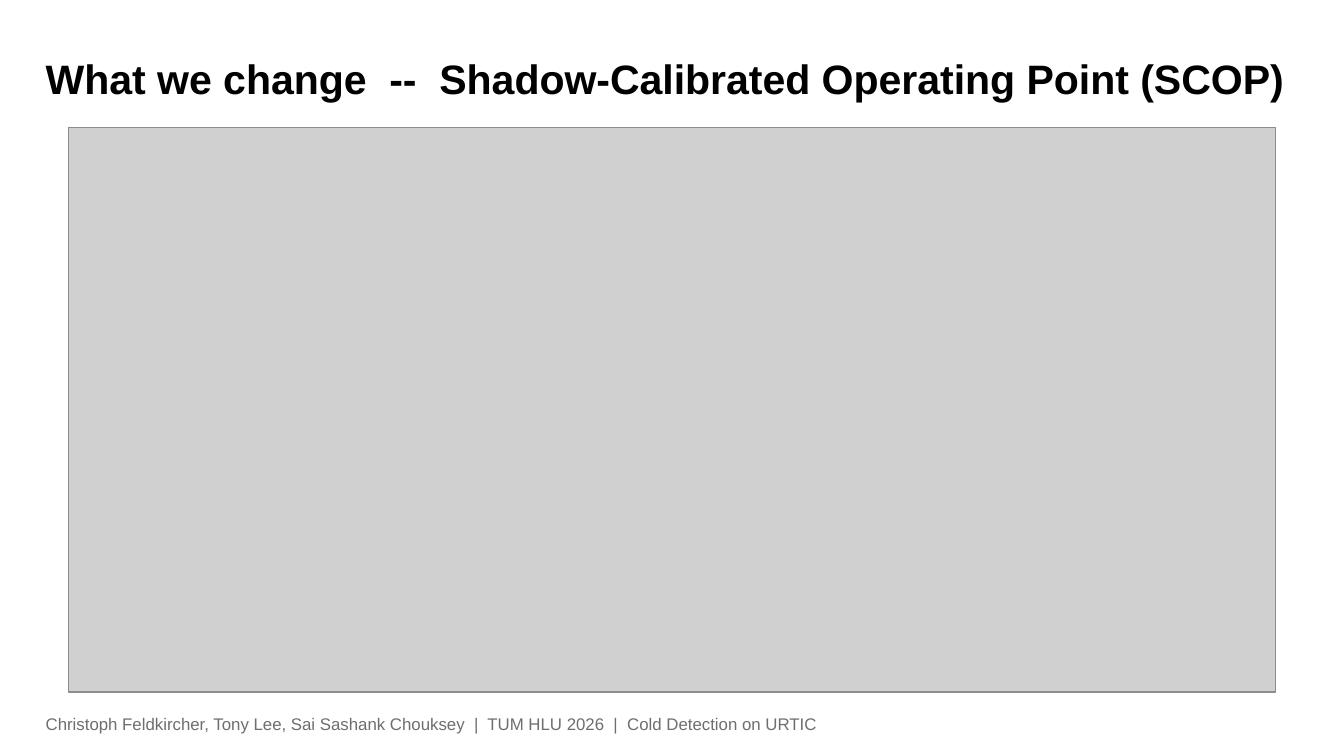
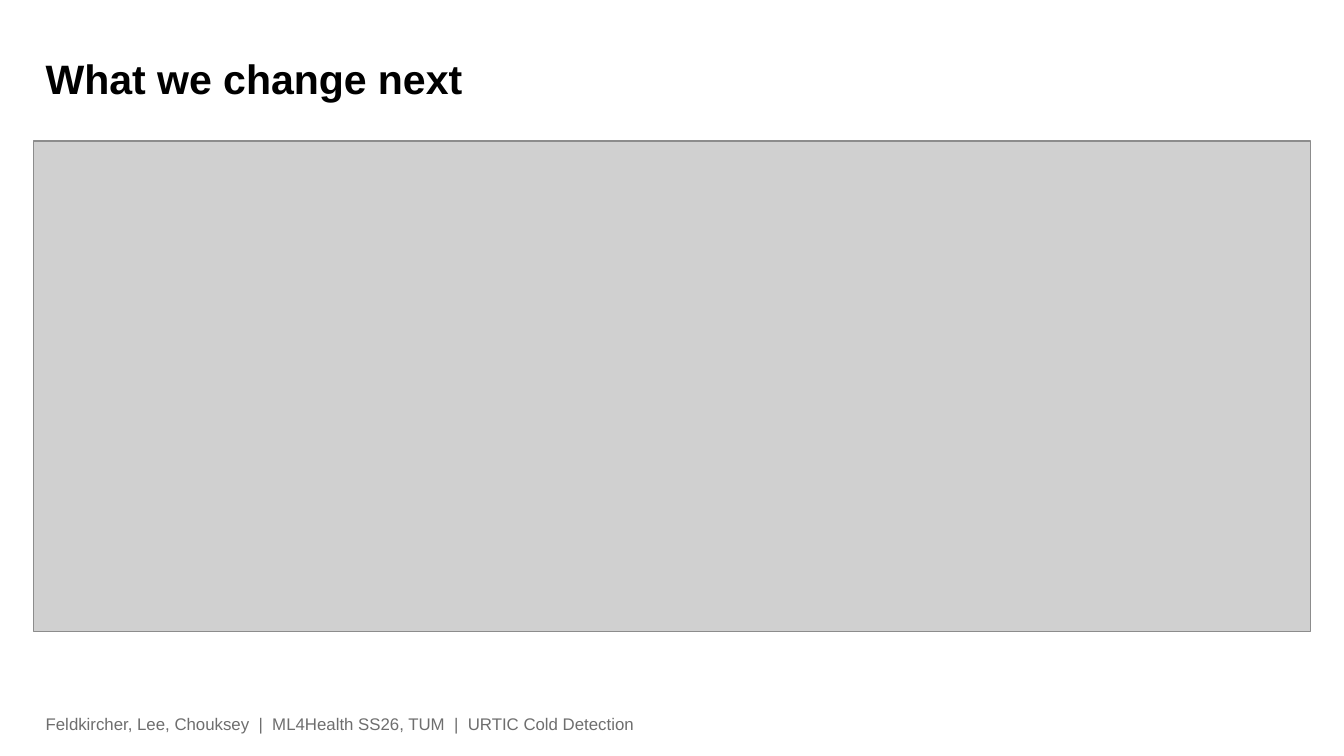
Before and after one commit to chrisfeldkircher/AI-For-Health, a slide deck: slide 6 of presentation/MidTerm_Postmortem_FINAL_PLAN.pptx. Drawn at 1344x756 pixels with LibreOffice and Linux fonts; fonts in the diff are those of the drawing; grey boxes stand for pictures; background and template pictures are left out. Boxes give left, top, right and bottom in pixels: in the first picture for what was removed or moved away, otherwise in the second. Text is boxed around its words. In the diff, an @@ line names an element or a change of style, - is before the commit and + after.

```diff
--- a/presentation/MidTerm_Postmortem_FINAL_PLAN.pptx
+++ b/presentation/MidTerm_Postmortem_FINAL_PLAN.pptx
@@ title at [46,64,462,103]: text changed @@
-What we change -- Shadow-Calibrated Operating Point (SCOP)
+What we change next
@@ picture: place and size @@
-picture at [69,128,1275,692]
+picture at [34,141,1310,632]
@@ text at [46,718,634,734]: text changed @@
-Christoph Feldkircher, Tony Lee, Sai Sashank Chouksey | TUM HLU 2026 | Cold Detection on URTIC
+Feldkircher, Lee, Chouksey | ML4Health SS26, TUM | URTIC Cold Detection
```
Also in this commit, not shown: 2 other slides changed, 4 slides added, 4 slides removed, 21 other files.
